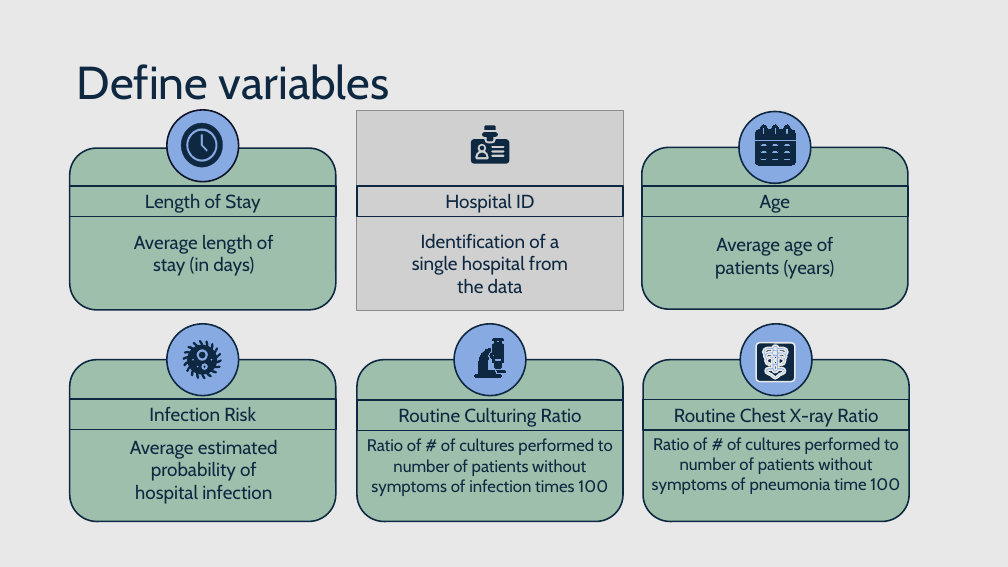
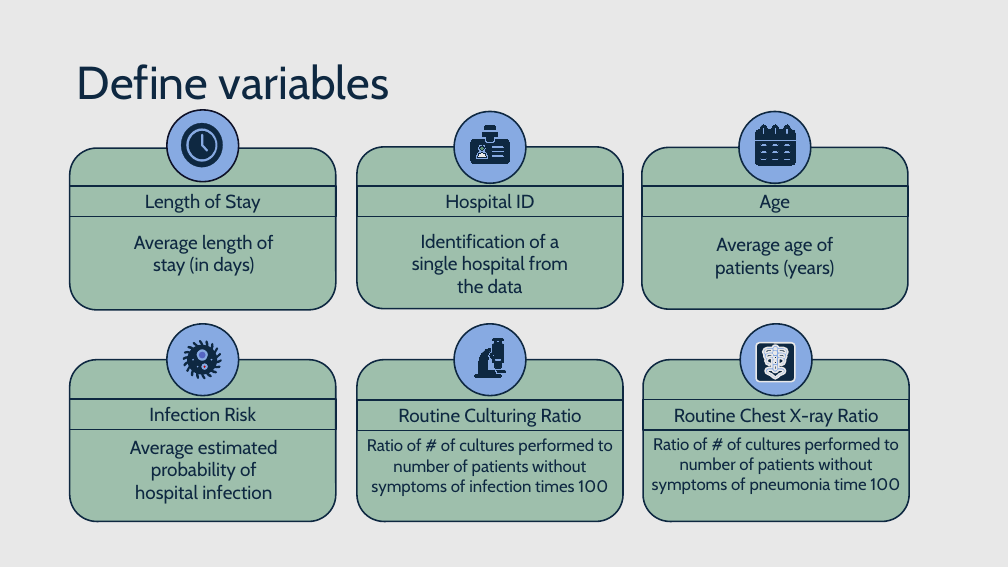
Before and after one commit to Payday4/Hospitalization_stays, a slide deck: slide 2 of medical data WIP.pptx. Drawn at 1008x567 pixels with LibreOffice and Linux fonts; fonts in the diff are those of the drawing; grey boxes stand for pictures. Boxes give left, top, right and bottom in pixels: in the first picture for what was removed or moved away, otherwise in the second. Text is boxed around its words. In the diff, an @@ line names an element or a change of style, - is before the commit and + after.

```diff
--- a/medical data WIP.pptx
+++ b/medical data WIP.pptx
@@ picture removed at box(356, 110, 624, 310) @@
@@ ellipse added at box(454, 111, 526, 183), fill #87AAE2, outline #0E2841 1.5 pt @@
@@ rounded rectangle added at box(357, 147, 623, 309), fill #9EBFAC, outline #0E2841 1.5 pt @@
@@ freeform shape at box(479, 146, 484, 150): fill #0E2841 to #609175; outline none to #0E2841 0.75 pt @@
@@ outline none to #0E2841 0.75 pt in 3 elements at box(471, 139, 510, 164), box(482, 132, 498, 141), box(485, 126, 496, 130) @@
@@ freeform shape at box(478, 153, 487, 157): fill #0E2841 to #E8E8E8; outline none to #0E2841 0.75 pt @@
@@ freeform shape at box(199, 352, 206, 358): fill #0E2841 to #5564C2 @@
@@ freeform shape at box(203, 365, 206, 368): fill #0E2841 to #C00000 @@
```
Also in this commit, not shown: 7 other slides changed, 7 slides added, 4 slides removed.
